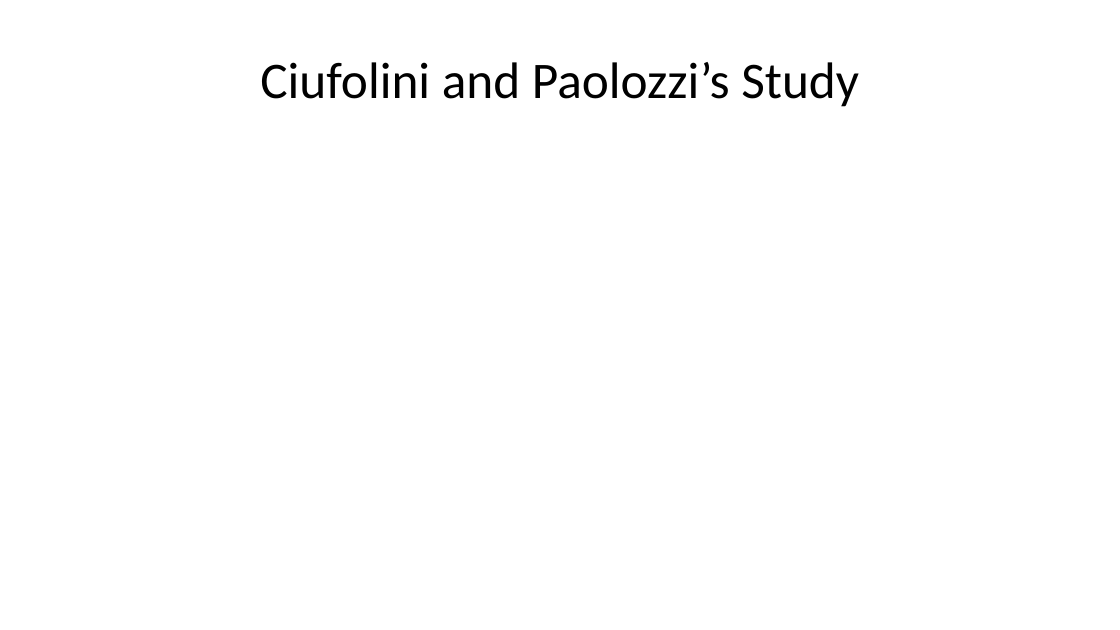
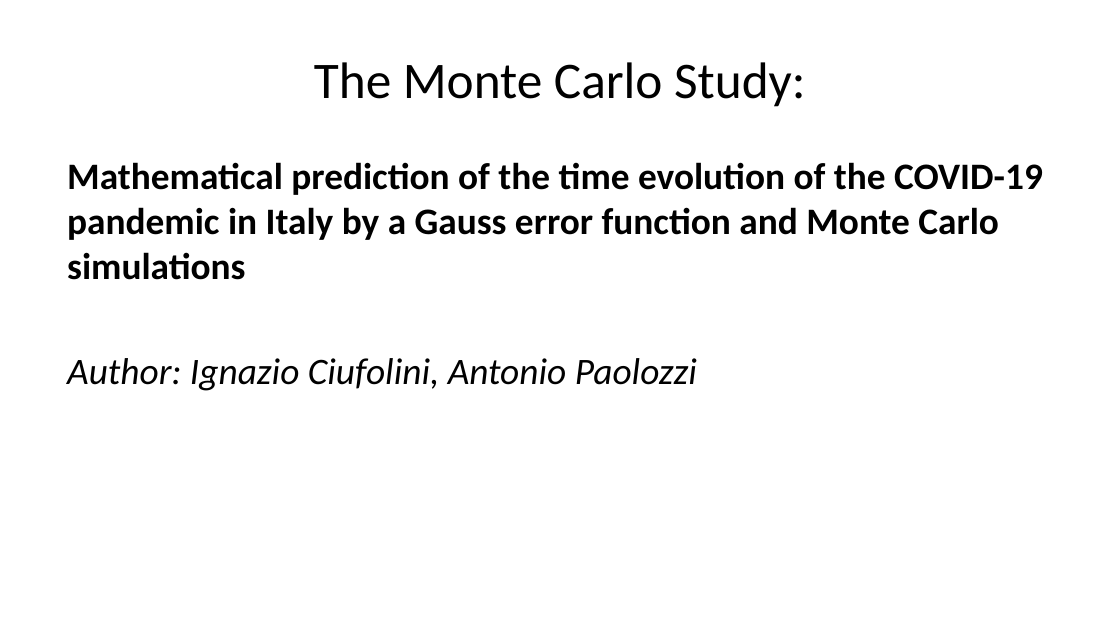
Before and after one commit to austinlackey/covid-simulations, a slide deck: slide 3 of main.pptx. Drawn at 1120x630 pixels with LibreOffice and Linux fonts; fonts in the diff are those of the drawing. Boxes give left, top, right and bottom in pixels: in the first picture for what was removed or moved away, otherwise in the second. Text is boxed around its words. In the diff, an @@ line names an element or a change of style, - is before the commit and + after.

```diff
--- a/main.pptx
+++ b/main.pptx
@@ title at bbox=[314, 62, 805, 107]: text changed @@
-Ciufolini and Paolozzi’s Study
+The Monte Carlo Study:
@@ text added at bbox=[67, 162, 1043, 391], 24 pt, text #000000, bold @@
+Mathematical prediction of the time evolution of the COVID-19 pandemic in Italy by a Gauss error function and Monte Carlo simulations
+Author: Ignazio Ciufolini, Antonio Paolozzi
```
Also in this commit, not shown: 3 other slides changed, 2 slides added, 1 other file.
